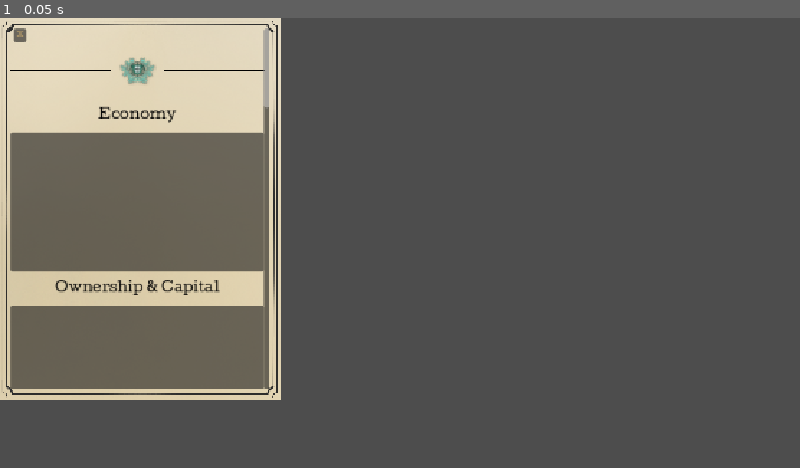
Above: before the commit, frame 1.
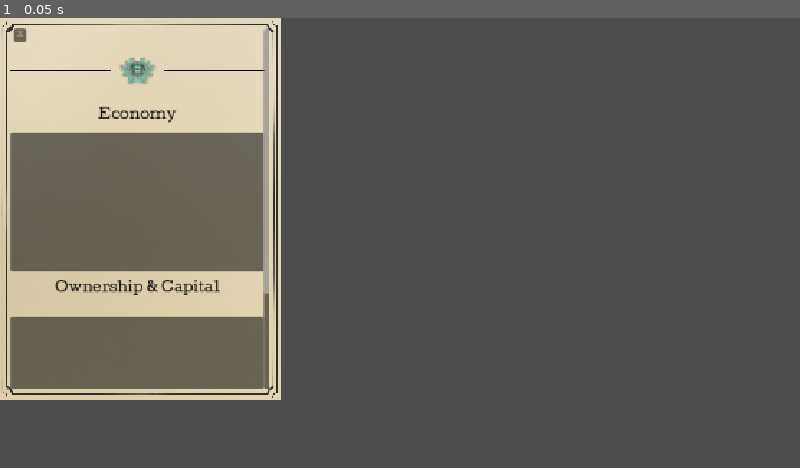
Above: after the commit, the same moment.

Repository: Rleite21/To-Govern-a-Storm--PROPER-
Game: Godot game, scene res://tscn/UI/City_Tab_Economy.tscn
The game is run twice, just before and just after one commit, with the same random seed, the same clock (stepped at 60 frames per second) and the same inputs. This scene is started directly instead of the project's main scene.
Inputs:
- Up to frame 1 (0.05 s): no input

The runs differ from the first frame. In frame 1, 1.1% of the frame differs, in the area x 1-34%, y 19-67%.

Commit message:
Update city_tab_economy.gd

Diff:
--- a/UI/City Tab/city_tab_economy.gd
+++ b/UI/City Tab/city_tab_economy.gd
@@ -1,10 +1,25 @@
-
 class_name CityTabEconomy
 extends Control
 
 signal closed
 
+# Confirma o caminho e a capitalização (tscn/ui vs tscn/UI) com o ficheiro real
+const PIE_SCENE: PackedScene = preload("res://tscn/ui/Pie_Chart.tscn")
+
+# Cor fixa por dono, igual em todos os setores
+const OWNER_COLORS := {
+	OwnershipEnums.Owner.PEASANTS: Color("8c6d46"),
+	OwnershipEnums.Owner.WORKING_CLASS: Color("c0392b"),
+	OwnershipEnums.Owner.MIDDLE_CLASS: Color("3498db"),
+	OwnershipEnums.Owner.INDUSTRIALISTS: Color("7f8c8d"),
+	OwnershipEnums.Owner.ARISTOCRATS: Color("8e44ad"),
+	OwnershipEnums.Owner.PUBLIC_COMPANIES: Color("27ae60"),
+}
+
 var _city: City
+var _ownership_chart: PieChart
+var _ownership_title: Label
+var _ownership_list: VBoxContainer
 
 @onready var close_button: Button = %CloseButton
 @onready var sectors_chart: PieChart = %SectorsChart
@@ -17,6 +32,8 @@
 
 func _ready() -> void:
 	close_button.pressed.connect(func(): closed.emit())
+	sectors_chart.slice_clicked.connect(_on_sector_clicked)
+	_build_ownership_ui()
 
 	if _city == null:
 		return
@@ -25,62 +42,113 @@
 		_city.initialize()
 
 	fill_sectors(_city, sectors_chart)
-	fill_ownership(_city, ownership_container)
+	_show_ownership(_largest_sector())
 
 
+# Preenche o gráfico dos setores (o key de cada fatia é o Economy.Sector)
 static func fill_sectors(city: City, chart: PieChart) -> void:
 	if chart == null or city.economy == null:
 		return
 
 	var values: Dictionary = {}
-
 	for type in city.economy.sectors:
 		var sector: EconomySector = city.economy.sectors[type]
 		values[type] = sector.size
 
-	chart.set_values_by_key(
-		values,
-		Economy.display_name,
-		true
-	)
+	chart.set_values_by_key(values, Economy.display_name, true)
 
 
-static func fill_ownership(city: City, container: VBoxContainer) -> void:
-	if container == null or city.economy == null:
-		return
-
-	for child in container.get_children():
-		child.queue_free()
-
-	for sector_type in city.economy.sectors:
-		var sector: EconomySector = city.economy.sectors[sector_type]
-
-		if sector.class_ownership.is_empty():
-			continue
-
-		var title := Label.new()
-		title.text = Economy.display_name(sector_type)
-		container.add_child(title)
-
-		var chart := PieChart.new()
-		chart.name = "OwnershipChart_%s" % sector_type
-		chart.custom_minimum_size = Vector2(0, 220)
-		chart.size_flags_horizontal = Control.SIZE_EXPAND_FILL
-
-		container.add_child(chart)
-
-		var values: Dictionary = {}
-
-		for class_type in sector.class_ownership:
-			values[class_type] = sector.class_ownership[class_type]
-
-		chart.set_values_by_key(
-			values,
-			SocialClassEnums.type_to_string,
-			true
-		)
-
-
+# Limpa o gráfico dos setores
 static func clear(chart: PieChart) -> void:
 	if chart != null:
 		chart.set_values_by_key({}, Economy.display_name)
+
+
+# Cria uma só vez o título, o gráfico e a lista de ownership dentro do container
+func _build_ownership_ui() -> void:
+	for child in ownership_container.get_children():
+		child.queue_free()
+
+	_ownership_title = Label.new()
+	ownership_container.add_child(_ownership_title)
+
+	_ownership_chart = PIE_SCENE.instantiate() as PieChart
+	_ownership_chart.custom_minimum_size = Vector2(0, 220)
+	_ownership_chart.size_flags_horizontal = Control.SIZE_EXPAND_FILL
+	ownership_container.add_child(_ownership_chart)
+
+	_ownership_list = VBoxContainer.new()
+	ownership_container.add_child(_ownership_list)
+
+
+# Clique numa fatia (ou na legenda) do gráfico de setores
+func _on_sector_clicked(slice: PieSlice, _index: int) -> void:
+	_show_ownership(slice.key as Economy.Sector)
+
+
+# Mostra a ownership de um setor no gráfico e na lista
+func _show_ownership(sector_type: int) -> void:
+	if _city == null or sector_type < 0:
+		return
+
+	var sector: EconomySector = _city.economy.get_sector(sector_type as Economy.Sector)
+	if sector == null or sector.ownership.is_empty():
+		_ownership_title.text = "Ownership: sem dados"
+		_ownership_chart.set_values_by_key({}, OwnershipEnums.display_name)
+		_clear_list()
+		return
+
+	_ownership_title.text = "Ownership: %s" % Economy.display_name(sector_type as Economy.Sector)
+
+	var values: Dictionary = {}
+	for owner in sector.ownership:
+		values[owner] = sector.ownership[owner]
+
+	_ownership_chart.set_values_by_key(values, OwnershipEnums.display_name, true)
+
+	# Cores fixas por dono
+	for owner in values:
+		var slice := _ownership_chart.get_slice_by_key(owner)
+		if slice != null:
+			slice.color = OWNER_COLORS.get(owner, Color.WHITE)
+
+	_fill_list(sector)
+
+
+# Lista com o nome e a percentagem de cada dono, do maior para o menor
+func _fill_list(sector: EconomySector) -> void:
+	_clear_list()
+
+	var owners: Array = sector.ownership.keys()
+	owners.sort_custom(func(a, b): return sector.ownership[a] > sector.ownership[b])
+
+	for owner in owners:
+		var row := HBoxContainer.new()
+
+		var name_label := Label.new()
+		name_label.text = OwnershipEnums.display_name(owner)
+		name_label.size_flags_horizontal = Control.SIZE_EXPAND_FILL
+		row.add_child(name_label)
+
+		var pct_label := Label.new()
+		pct_label.text = "%.1f%%" % (sector.ownership[owner] * 100.0)
+		row.add_child(pct_label)
+
+		_ownership_list.add_child(row)
+
+
+func _clear_list() -> void:
+	for child in _ownership_list.get_children():
+		child.queue_free()
+
+
+# Setor com maior tamanho (usado como seleção inicial; -1 se não houver setores)
+func _largest_sector() -> int:
+	var best := -1
+	var best_size := -1.0
+	for type in _city.economy.sectors:
+		var s: EconomySector = _city.economy.sectors[type]
+		if s.size > best_size:
+			best_size = s.size
+			best = type
+	return best
